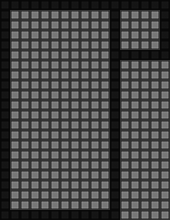
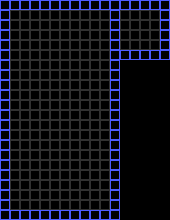
Revision of a layered w=170, h=220 image; what changed, layer by layer:
added layer "Layer 4 copy 2" (color dodge) above "Layer 4 copy" over [0, 0, 170, 220]
added layer "Layer 5" above "Layer 5 copy 8" over [120, 60, 170, 220]
added layer "Layer 5 copy 8" above "Layer 2" over [0, 0, 170, 220]
hid "Layer 2" over [120, 0, 170, 10]
hid "Layer 2 copy 2" over [160, 0, 170, 50]
hid "Layer 2 copy" over [120, 50, 170, 60]
hid "Layer 2 copy 12" over [0, 0, 120, 220]
hid "Layer 2 copy 11" over [0, 0, 170, 220]
